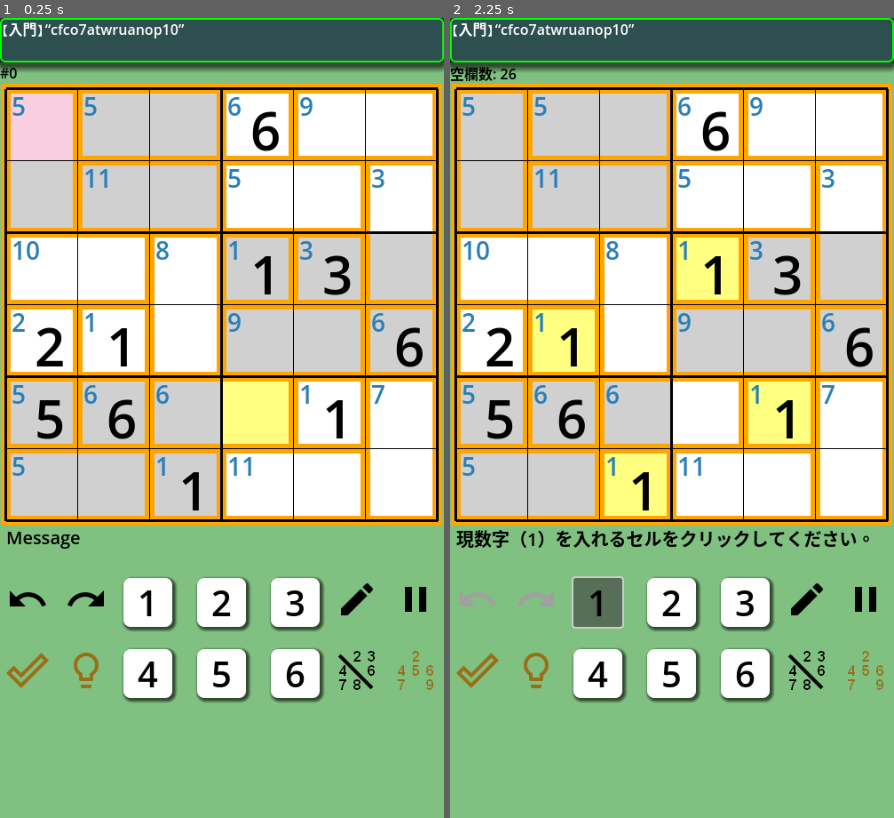
Above: before the commit, frames 1-2 (left to right).
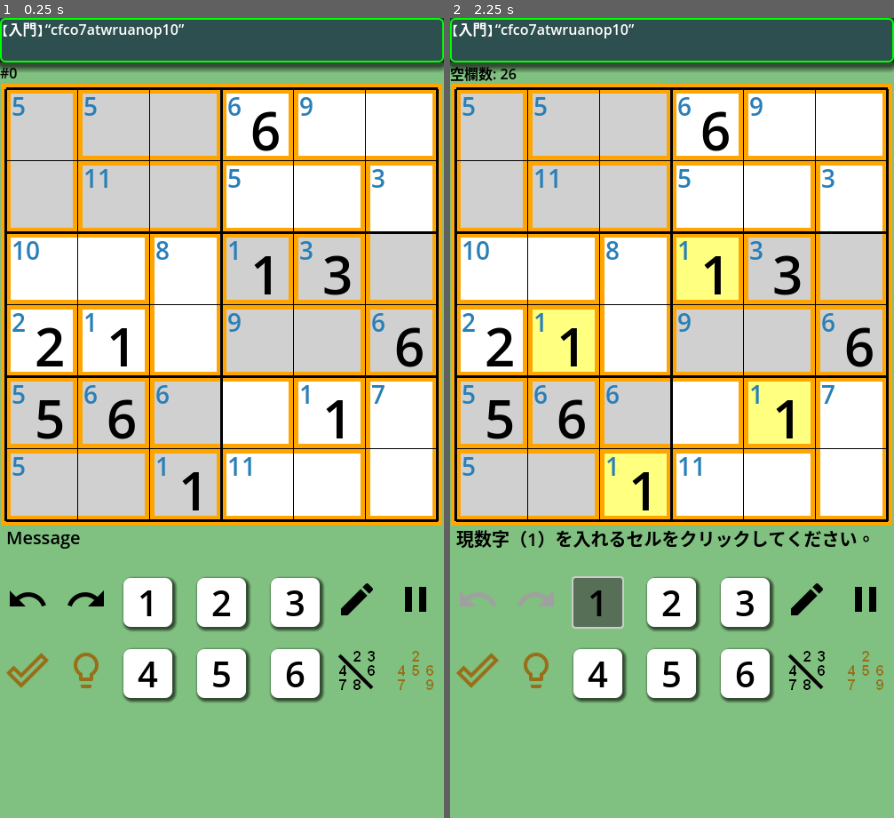
Above: after the commit, the same moments.

Repository: vivisuke/GD4KillerSudoku6
Game: Godot game, scene res://main_scene.tscn
The game is run twice, just before and just after one commit, with the same random seed, the same clock (stepped at 60 frames per second) and the same inputs.
Inputs (mouse positions are in pixels of both pictures, inside the frame that each line leads up to):
- Up to frame 1 (0.25 s): no input
- Up to frame 2 (2.25 s): click (476, 602) at 0.5 s; click (534, 602) at 1.25 s; click "1" at 2 s

The runs differ from the first frame. In frame 1, 2.3% of the frame differs, in the area x 2-66%, y 9-54%; in frame 2, nothing differs.

Commit message:
0033 ◎ C 04/07 04/07 0.001│問題│起動時：セルカーソル・強調がクリアされない

Diff:
--- a/GD4KillerSudoku6/scripts/main_scene.gd
+++ b/GD4KillerSudoku6/scripts/main_scene.gd
@@ -163,10 +163,12 @@
 	memo_text.resize(N_CELLS)
 	num_used.resize(N_HORZ + 1)		# +1 for 0
 	#
+	clear_cell_cursor()
 	#
 	num_buttons.push_back($DeleteButton)
 	for i in range(N_HORZ):
 		num_buttons.push_back(get_node("HBC%d/Button%d" % [i/3+1, (i+1)]))
+	#
 	gen_ans()
 	#gen_cages()
 	gen_quest()
Not shown, changed: GD4KillerSudoku6.spr
